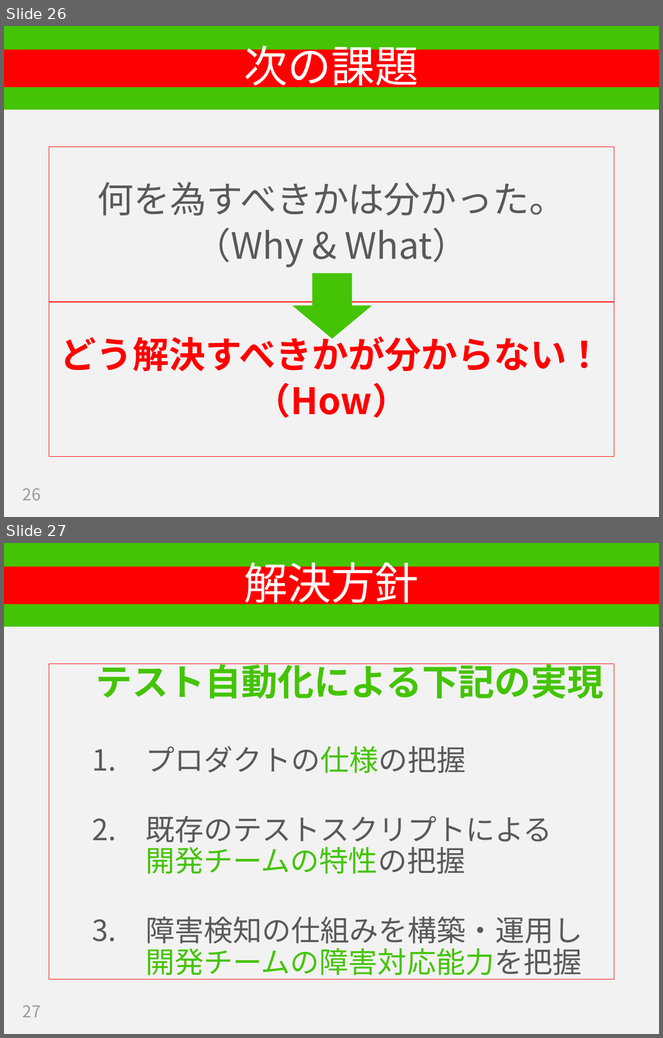
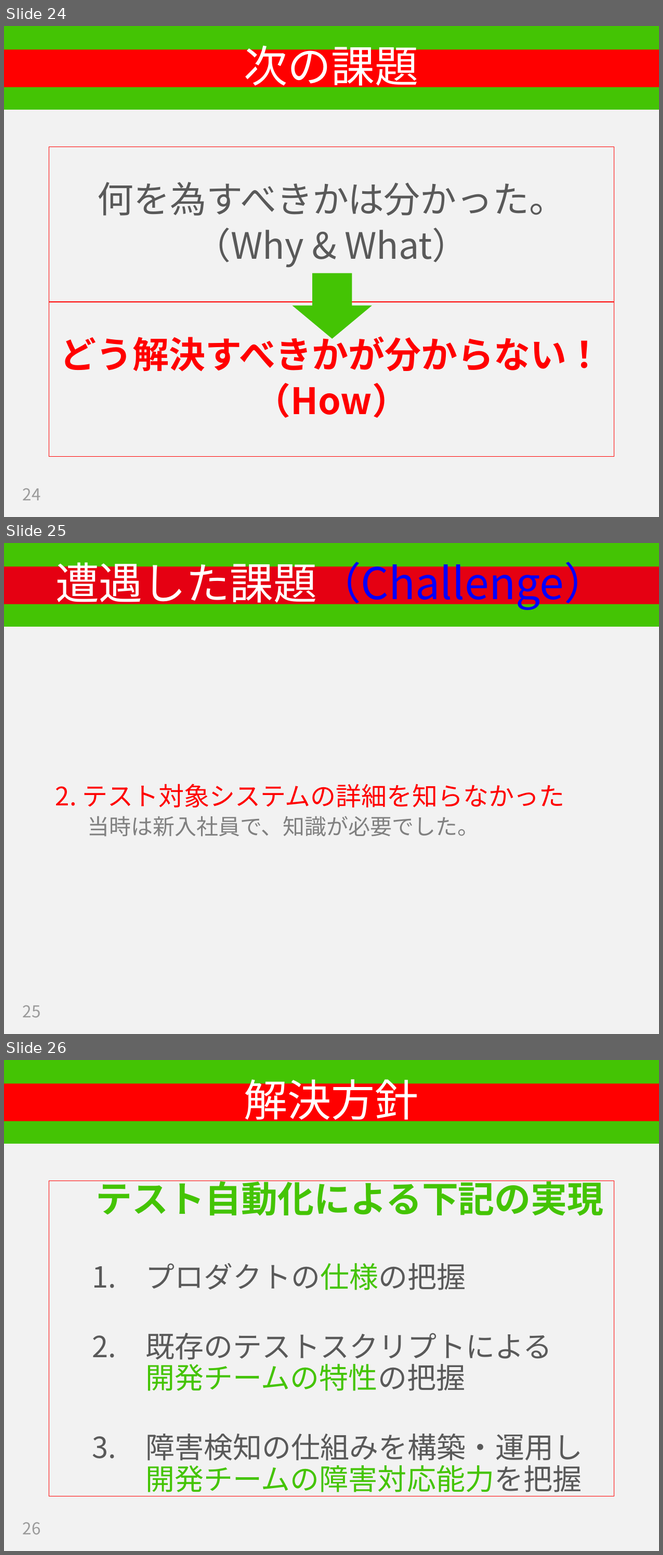
Before and after one commit to hageyahhoo/RSGT2018, a slide deck: SET_PO_ja.pptx. Shown one above the other, each under a label of ours: slides 26 and 27 before the commit, slides 24, 25 and 26 after it. The pictures are 663x1038 and 663x1555 pixels, drawn with LibreOffice and Linux fonts; fonts in the diff are those of the drawing. Boxes give left, top, right and bottom in pixels: in the first picture for what was removed or moved away, otherwise in the second. Text is boxed around its words. In the diff, an @@ line names an element or a change of style, - is before the commit and + after.

```diff
--- a/SET_PO_ja.pptx
+++ b/SET_PO_ja.pptx
@@ slide 25 added at (x1=4, y1=543, x2=659, y2=1034), background #F2F2F2; not listed: 1 template element that a slide beside it also shows @@
@@ title added at (x1=4, y1=566, x2=659, y2=604), fill #E50012, 48 pt, text #0000FF @@
+遭遇した課題（Challenge）
@@ text added at (x1=55, y1=784, x2=565, y2=808), 28 pt, text #FF0000 @@
+  2. テスト対象システムの詳細を知らなかった
@@ text added at (x1=87, y1=817, x2=479, y2=837), 24 pt, text #808080 @@
+当時は新入社員で、知識が必要でした。
@@ page number added at (x1=23, y1=1006, x2=41, y2=1018), 18 pt, text #9B9B9B @@
+25
@@ what was slide 26 is now slide 24 @@
@@ page number at (x1=23, y1=489, x2=41, y2=501): text changed @@
-26
+24
@@ what was slide 27 is now slide 26 @@
@@ page number at (x1=23, y1=1522, x2=41, y2=1535): text changed @@
-27
+26
```
Also in this commit, not shown: 11 slides changed, 5 other slides added, 3 slides removed.
